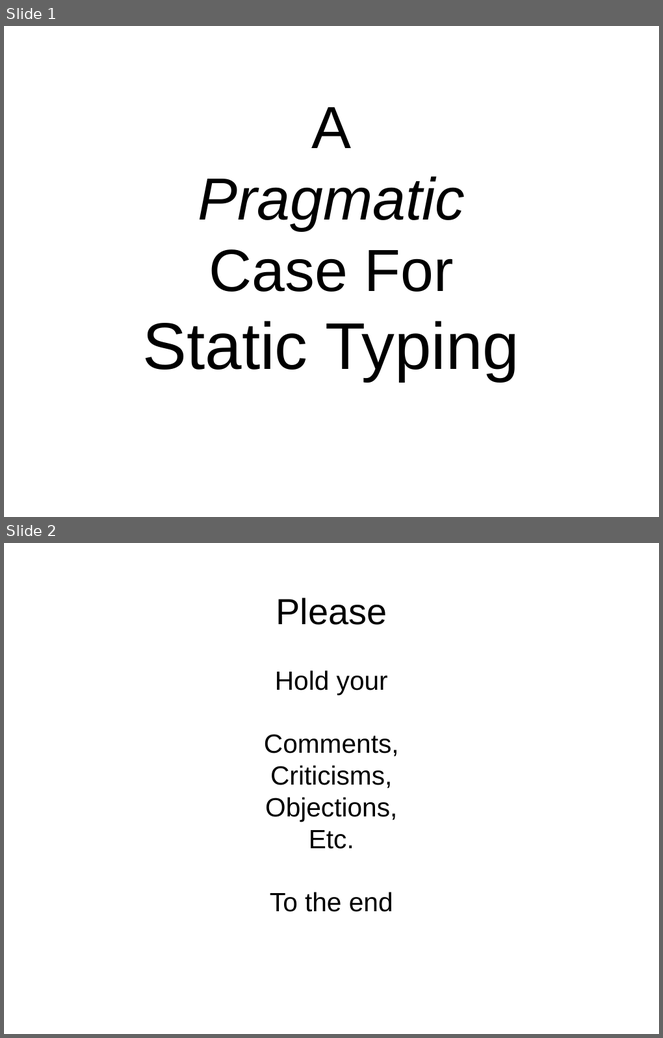
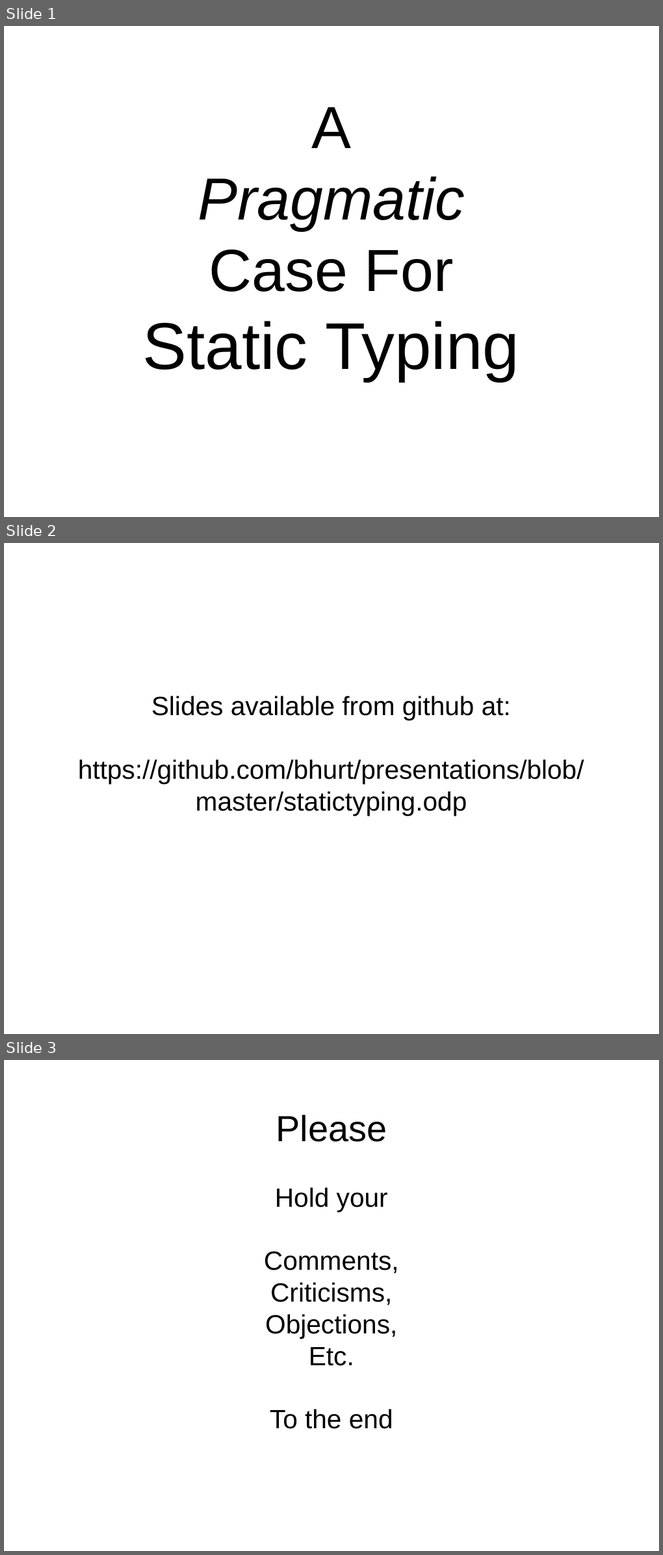
Before and after one commit to bhurt/presentations, a slide deck: statictyping.odp. Shown one above the other, each under a label of ours: slides 1 and 2 before the commit, slides 1, 2 and 3 after it. The pictures are 663x1038 and 663x1555 pixels, drawn with LibreOffice and Linux fonts; fonts in the diff are those of the drawing. Boxes give left, top, right and bottom in pixels: in the first picture for what was removed or moved away, otherwise in the second. Text is boxed around its words. In the diff, an @@ line names an element or a change of style, - is before the commit and + after.

Commit message:
Add the URL (and fix the name).

```diff
--- a/statictyping.odp
+++ b/statictyping.odp
@@ slide 2 added at [4, 543, 659, 1034], background #FFFFFF @@
@@ subtitle added at [78, 696, 584, 815], 32 pt, text #000000 @@
+Slides available from github at:
+https://github.com/bhurt/presentations/blob/master/statictyping.odp
@@ what was slide 2 is now slide 3 @@
```
